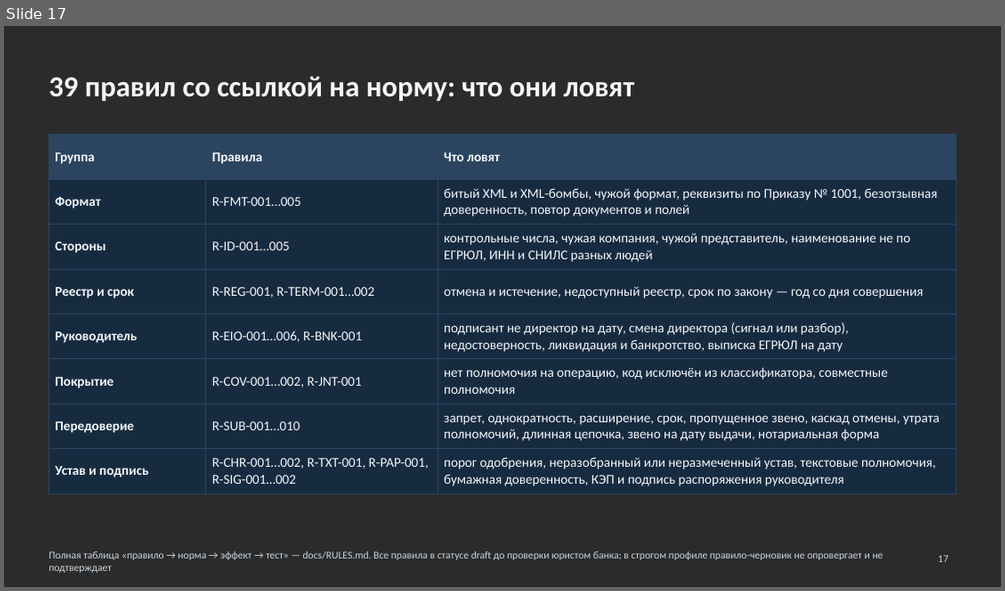
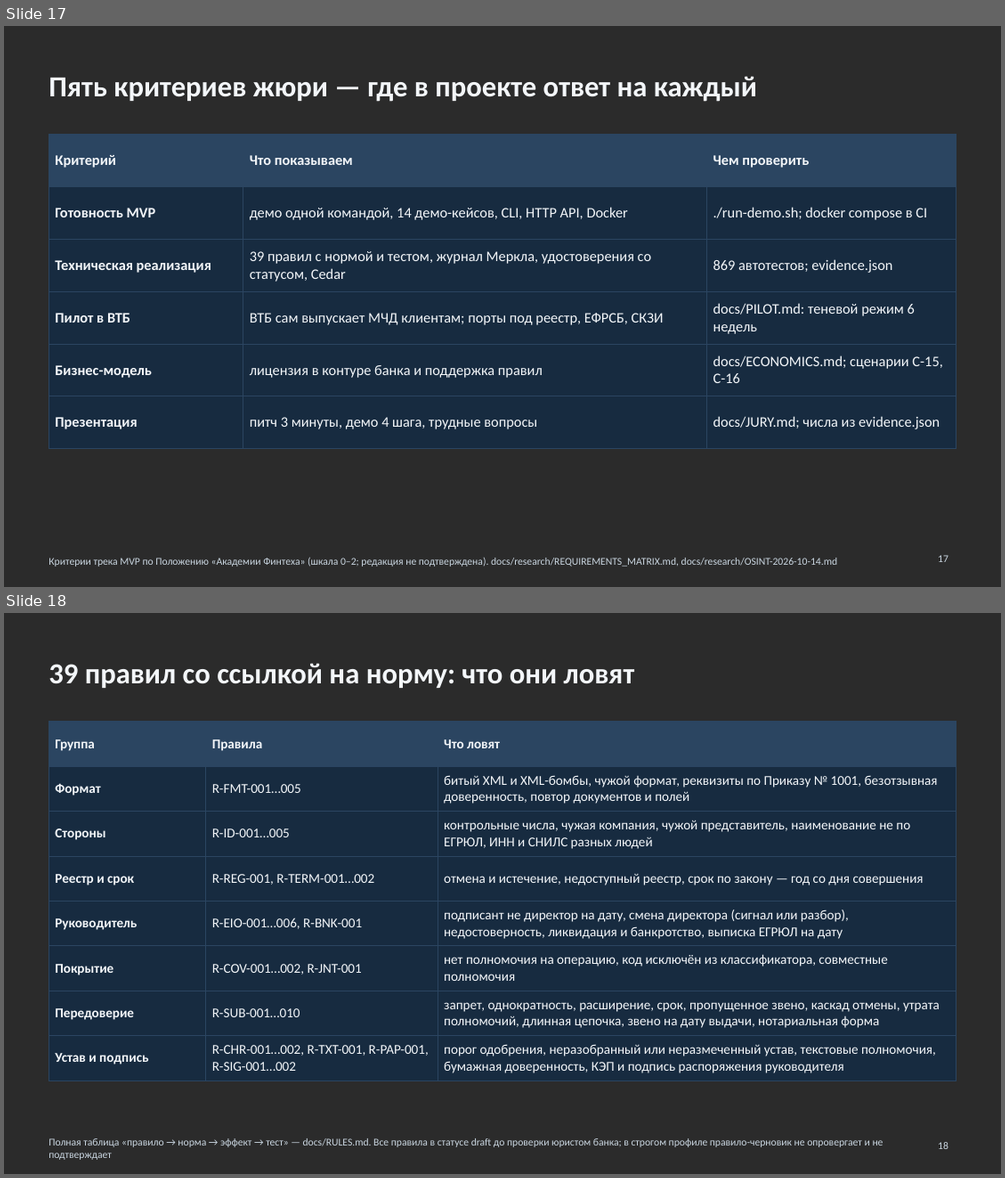
Before and after one commit to KonkovDV/Mandat, a slide deck: submission/slides/Mandat_VTB.pptx. Shown one above the other, each under a label of ours: slide 17 before the commit, slides 17 and 18 after it. The pictures are 1005x591 and 1005x1178 pixels, drawn with LibreOffice and Linux fonts; fonts in the diff are those of the drawing; background and template pictures are left out; a plain dark background stands for a picture behind light text. Boxes give left, top, right and bottom in pixels: in the first picture for what was removed or moved away, otherwise in the second. Text is boxed around its words. In the diff, an @@ line names an element or a change of style, - is before the commit and + after.

Commit message:
research: OSINT/SOTA, requirements matrix, Murder Board; 115-ФЗ document details in report; deck criteria slide (#7)

```diff
--- a/submission/slides/Mandat_VTB.pptx
+++ b/submission/slides/Mandat_VTB.pptx
@@ slide 17 added at <box>4,26,1001,587</box>, background picture (left out) @@
@@ title added at <box>48,76,757,102</box>, 28 pt, text #F3F6F9, bold @@
+Пять критериев жюри — где в проекте ответ на каждый
@@ table added at <box>48,135,956,433</box>, 6 rows, 3 columns @@
+Критерий | Что показываем | Чем проверить
+Готовность MVP | демо одной командой, 14 демо-кейсов, CLI, HTTP API, Docker | ./run-demo.sh; docker compose в CI
+Техническая реализация | 39 правил с нормой и тестом, журнал Меркла, удостоверения со статусом, Cedar | 869 автотестов; evidence.json
+Пилот в ВТБ | ВТБ сам выпускает МЧД клиентам; порты под реестр, ЕФРСБ, СКЗИ | docs/PILOT.md: теневой режим 6 недель
+Бизнес-модель | лицензия в контуре банка и поддержка правил | docs/ECONOMICS.md; сценарии C-15, C-16
+Презентация | питч 3 минуты, демо 4 шага, трудные вопросы | docs/JURY.md; числа из evidence.json
@@ text added at <box>48,556,838,566</box>, 10 pt, text #C9D5E0 @@
+Критерии трека MVP по Положению «Академии Финтеха» (шкала 0–2; редакция не подтверждена). docs/research/REQUIREMENTS_MATRIX.md, docs/research/OSINT-2026-10-14.md
@@ page number added at <box>938,555,948,562</box>, 10 pt, text #C9D5E0 @@
+17
@@ what was slide 17 is now slide 18 @@
@@ page number at <box>938,1142,948,1149</box>: text changed @@
-17
+18
```
Also in this commit, not shown: 3 slides changed, 18 other files.
